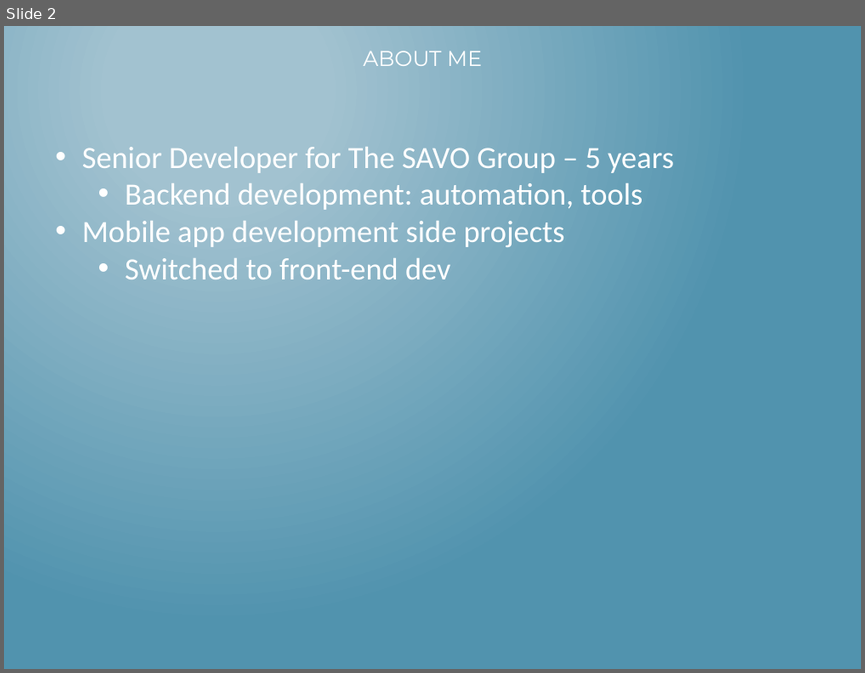
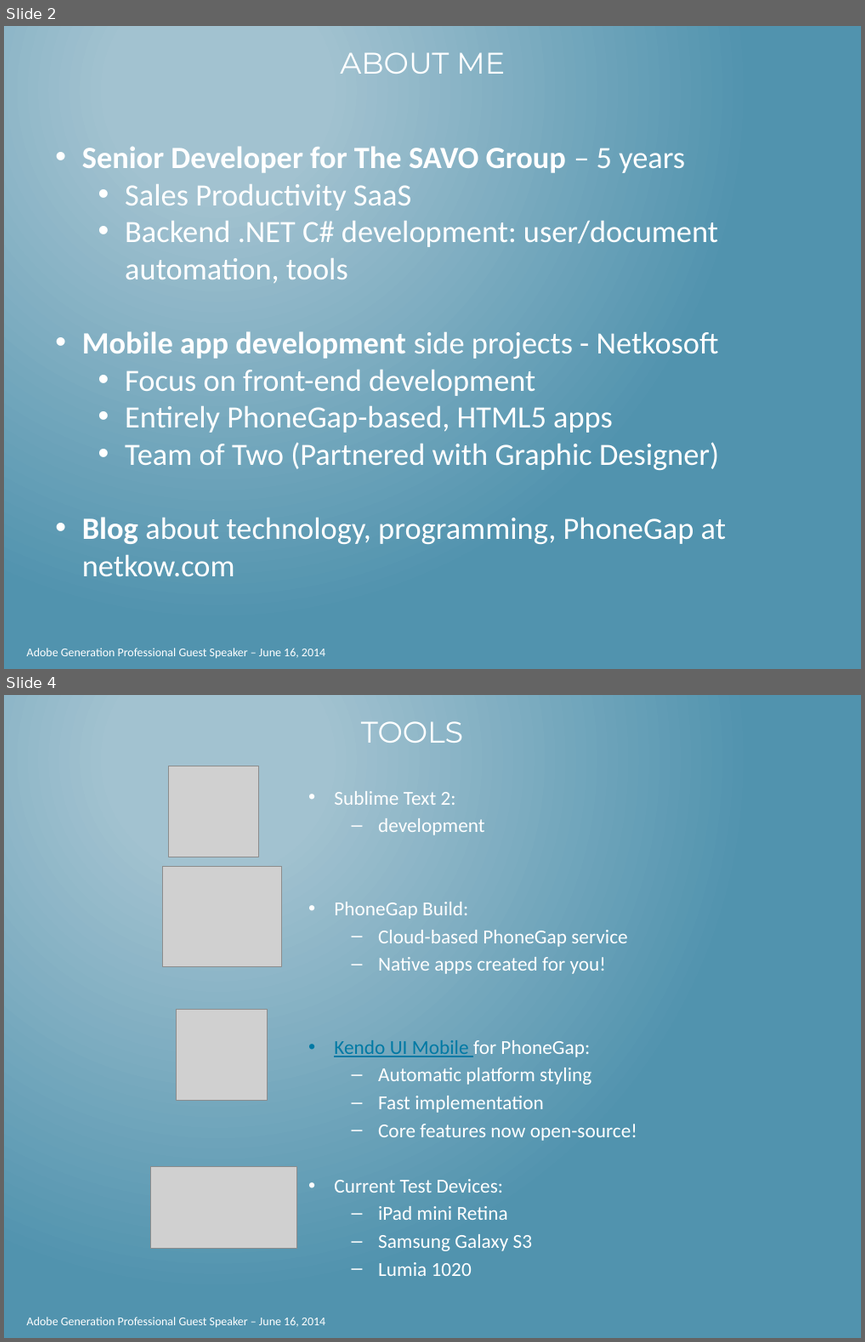
Before and after one commit to dotNetkow/Presentations, a slide deck: Adobe PhoneGap Build course - 6.16.14/Matt Netkow - AGP Guest Speaker - App Design.pptx. Shown one above the other, each under a label of ours: slide 2 before the commit, slides 2 and 4 after it; the slides between them are not shown. The pictures are 865x673 and 865x1342 pixels, drawn with LibreOffice and Linux fonts; fonts in the diff are those of the drawing; grey boxes stand for pictures. Boxes give left, top, right and bottom in pixels: in the first picture for what was removed or moved away, otherwise in the second. Text is boxed around its words. In the diff, an @@ line names an element or a change of style, - is before the commit and + after.

Commit message:
Finished Adobe presentation

```diff
--- a/Adobe PhoneGap Build course - 6.16.14/Matt Netkow - AGP Guest Speaker - App Design.pptx
+++ b/Adobe PhoneGap Build course - 6.16.14/Matt Netkow - AGP Guest Speaker - App Design.pptx
@@ slide 4 added at (x1=4, y1=695, x2=861, y2=1338), background gradient #A3C3D1 to #5194AF; not listed: 1 template element that a slide beside it also shows @@
@@ title added at (x1=361, y1=721, x2=463, y2=743), 25 pt, text #FFFFFF @@
+TOOLS
@@ picture added at (x1=169, y1=766, x2=259, y2=857) @@
@@ text added at (x1=334, y1=791, x2=637, y2=1276), 16.6 pt, text #FFFFFF @@
+• Sublime Text 2:
+  – development
+• PhoneGap Build:
+  – Cloud-based PhoneGap service
+  – Native apps created for you!
+• Kendo UI Mobile for PhoneGap:
+  – Automatic platform styling
+  – Fast implementation
+  – Core features now open-source!
+• Current Test Devices:
+  – iPad mini Retina
+  – Samsung Galaxy S3
+  – Lumia 1020
@@ picture added at (x1=162, y1=867, x2=282, y2=967) @@
@@ picture added at (x1=177, y1=1009, x2=267, y2=1100) @@
@@ picture added at (x1=150, y1=1166, x2=297, y2=1248) @@
@@ slide 2 changed as well @@
@@ title "ABOUT ME" at (x1=340, y1=52, x2=505, y2=74): size 18 to 25 pt @@
@@ text at (x1=82, y1=146, x2=685, y2=173): bold on in "Senior Developer for The SAVO Group" @@
@@ text at (x1=82, y1=184, x2=726, y2=576): text changed @@
-  • Backend development: automation, tools
-• Mobile app development side projects
-  • Switched to front-end dev
+  • Sales Productivity SaaS
+  • Backend .NET C# development: user/document automation, tools
+• Mobile app development side projects - Netkosoft
+  • Focus on front-end development
+  • Entirely PhoneGap-based, HTML5 apps
+  • Team of Two (Partnered with Graphic Designer)
+• Blog about technology, programming, PhoneGap at netkow.com
@@ text added at (x1=27, y1=647, x2=325, y2=658), 10 pt, text #FFFFFF @@
+Adobe Generation Professional Guest Speaker – June 16, 2014
```
Also in this commit, not shown: 2 other slides changed, 5 other slides added, 1 slide removed.
